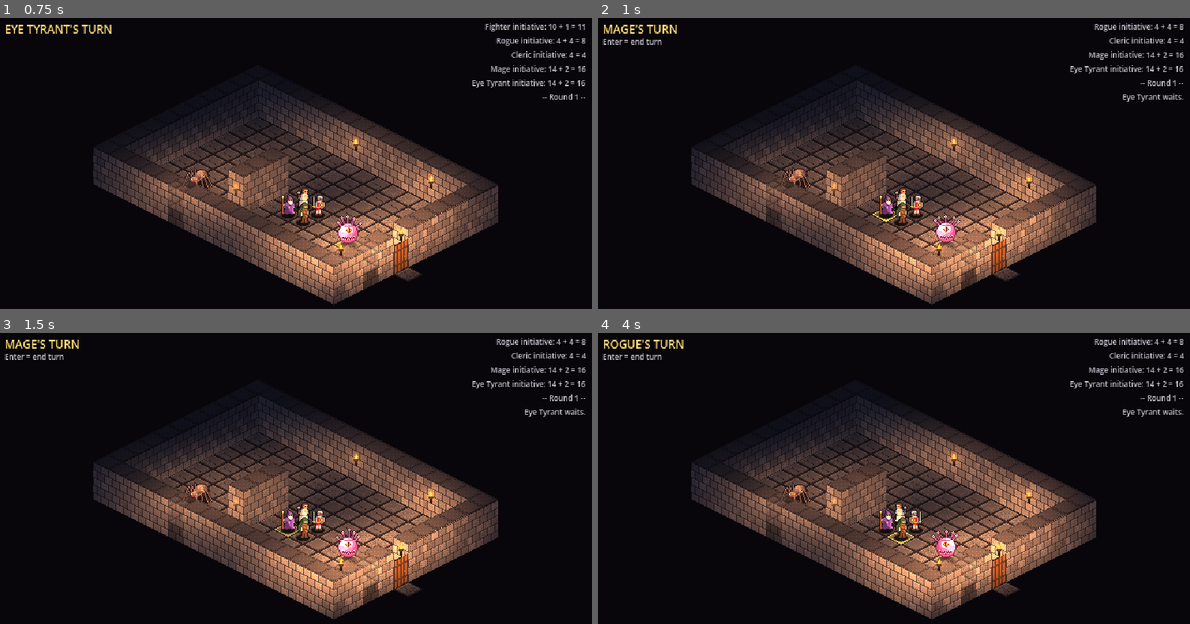
Above: before the commit, frames 1-4 (two rows, left to right).
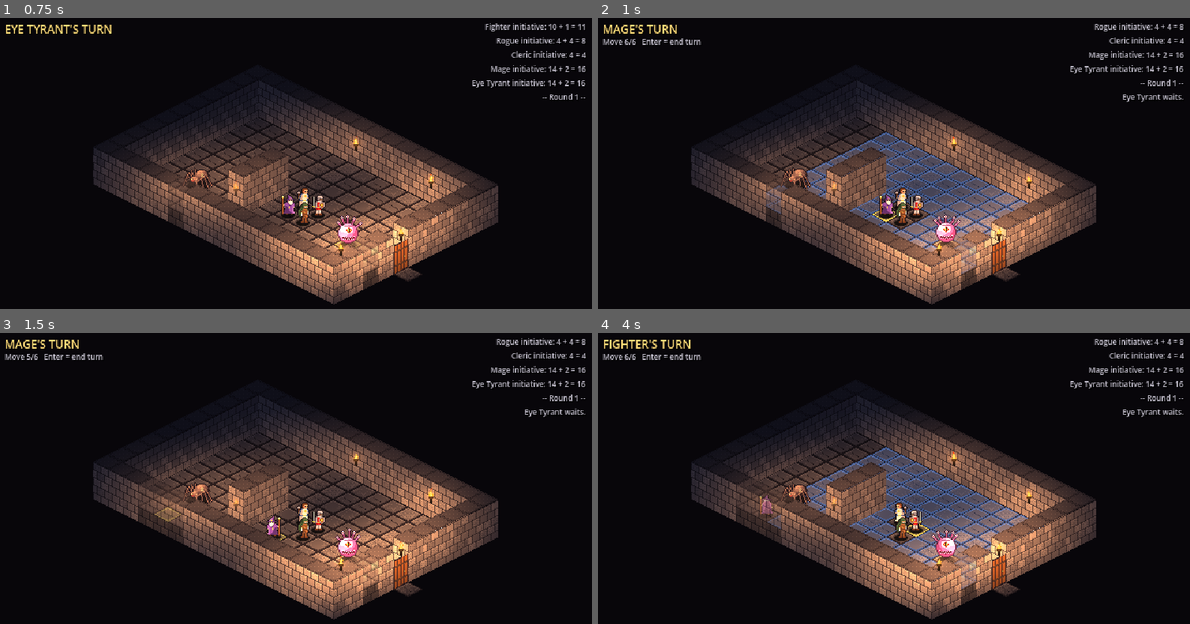
Above: after the commit, the same moments.

Repository: PaulHeraty/herra-iso-dnd
Game: Godot game, scene res://scenes/maps/test_room.tscn
Two runs of this game, one before a commit and one after it. Both use one fixed random seed, a clock stepped at 60 frames per second and the inputs below.
Inputs (mouse positions are in pixels of both pictures, inside the frame that each line leads up to):
- Up to frame 1 (0.75 s): tap Enter (end_turn) at 0.5, 0.6 s; move the mouse to (426, 166) at 0.52 s; hold E (view_rotate_right) from 0.53 s (still down); click (426, 166) at 0.67 s
- Up to frame 2 (1 s): keep holding E (view_rotate_right)
- Up to frame 3 (1.5 s): release E (view_rotate_right) at 1.25 s; drag from (177, 516) to (266, 565) at 1.27 s
- Up to frame 4 (4 s): move the mouse to (953, 426) at 2.02 s; hold E (view_rotate_right) 2.03-2.75 s; tap A (cam_left) at 2.1 s; click (953, 426) at 2.17 s; tap Enter (end_turn) at 2.3, 3.8 s; drag from (864, 565) to (716, 449) at 2.77 s; move the mouse to (1071, 551) at 3.52 s; hold Q (view_rotate_left) from 3.53 s (still down); tap D (cam_right) at 3.6 s; click (1071, 551) at 3.67 s

Frame 1 is identical in both runs. In frame 2, 5.4% of the frame differs, in the area x 1-76%, y 6-89%; in frame 3, 0.9%; in frame 4, 6.4%, in the area x 1-76%, y 2-89%.

Commit message:
Phase 2 step 4: turn movement (blue range, path preview, split movement, 5e squares)
Co-Authored-By: Claude Opus 5.5 <noreply@anthropic.com>

Diff:
--- a/scripts/combat/combat_manager.gd
+++ b/scripts/combat/combat_manager.gd
@@ -14,10 +14,22 @@
 signal turn_started(actor: Actor)
 signal combat_ended
 signal log_line(text: String)
+## Short status for the HUD hint line (movement left, controls).
+signal status_changed(text: String)
 
 const DETECT_INTERVAL := 0.2
 const MONSTER_TURN_PAUSE := 0.8     ## step 3 placeholder: monsters "wait" this long
+const STEP_TIME := 0.18             ## s per square while moving in combat (diagonal x1.41)
 const COL_ACTIVE := Color8(255, 220, 90)
+const COL_RANGE := Color8(90, 150, 255)
+const COL_BLOCKED := Color8(255, 80, 60)
+
+## This turn: squares of movement left, whether the action is used (step 5), moving right now.
+var move_left := 0
+var action_used := false
+var moving := false
+var _reach := {}
+var _hover := Vector2i(-99999, -99999)
 
 var map: DungeonMap
 var in_combat := false
@@ -56,8 +68,24 @@
 	if current:
 		var pulse := 0.5 + 0.5 * sin(_pulse_t * TAU / 1.2)
 		map.overlay.set_cells("active", [current.cell], COL_ACTIVE, 0.15, 0.55 + 0.4 * pulse)
-	if current is Hero and Input.is_action_just_pressed("end_turn"):
-		end_turn()
+	if current is Hero and not moving:
+		if Input.is_action_just_pressed("end_turn"):
+			end_turn()
+			return
+		var c := IsoGrid.world_to_cell(map.get_local_mouse_position())
+		if c != _hover:
+			_hover = c
+			_show_preview()
+
+
+func _unhandled_input(event: InputEvent) -> void:
+	if not in_combat or not current is Hero or moving:
+		return
+	if event is InputEventMouseButton and event.pressed and event.button_index == MOUSE_BUTTON_LEFT:
+		var c := IsoGrid.world_to_cell(map.get_local_mouse_position())
+		if _reach.has(c) and _reach[c].stop and c != current.cell:
+			get_viewport().set_input_as_handled()
+			move_along(current, DungeonMap.reach_path(_reach, c))
 
 
 # --- starting --------------------------------------------------------------------------------
@@ -140,12 +168,83 @@
 		if order[_turn_index].is_alive():
 			break
 	current = order[_turn_index]
+	move_left = current.stats.speed_cells()
+	action_used = false
+	moving = false
 	map.camera_controller.target = current
 	map.camera_controller.recenter()
 	_pulse_t = 0.0
+	_clear_move_overlay()
 	turn_started.emit(current)
 	if current is Monster:
+		_emit_status()
 		_monster_turn(current)
+	else:
+		_show_range()
+
+
+# --- movement --------------------------------------------------------------------------------
+
+## Walk `who` along `path` (cells, excluding its own), one square at a time, spending movement.
+func move_along(who: Actor, path: Array[Vector2i]) -> void:
+	if path.is_empty() or moving:
+		return
+	moving = true
+	_clear_move_overlay()
+	map.overlay.set_cells("destination", [path[-1]], COL_ACTIVE, 0.2, 0.6, true)
+	for c in path:
+		if move_left <= 0 or not in_combat:
+			break
+		var d := c - who.cell
+		var tw := who.step_to(c, STEP_TIME * (1.4142 if d.x != 0 and d.y != 0 else 1.0))
+		move_left -= 1
+		_emit_status()
+		await tw.finished
+		map.apply_pending_rotation()
+	map.overlay.clear("destination")
+	moving = false
+	if in_combat and who == current and who is Hero:
+		_show_range()
+
+
+func _show_range() -> void:
+	_reach = map.combat_reach(current.cell, move_left, current)
+	var cells: Array[Vector2i] = []
+	for c: Vector2i in _reach:
+		if _reach[c].stop and c != current.cell:
+			cells.append(c)
+	if cells.is_empty():
+		map.overlay.clear("range")
+	else:
+		map.overlay.set_cells("range", cells, COL_RANGE, 0.18, 0.45)
+	_hover = Vector2i(-99999, -99999)
+	_emit_status()
+
+
+func _show_preview() -> void:
+	map.overlay.clear("path")
+	map.overlay.clear("cursor")
+	if not map.has_floor(_hover):
+		return
+	if _reach.has(_hover) and _reach[_hover].stop and _hover != current.cell:
+		var p := DungeonMap.reach_path(_reach, _hover)
+		if p.size() > 1:
+			map.overlay.set_cells("path", p.slice(0, -1), COL_RANGE, 0.25, 0.6, true)
+		map.overlay.set_cells("cursor", [_hover], COL_ACTIVE, 0.2, 0.75, true)
+	elif _hover != current.cell:
+		map.overlay.set_cells("cursor", [_hover], COL_BLOCKED, 0.08, 0.5)
+
+
+func _clear_move_overlay() -> void:
+	for layer in ["range", "path", "cursor", "destination"]:
+		map.overlay.clear(layer)
+
+
+func _emit_status() -> void:
+	if current is Hero:
+		status_changed.emit("Move %d/%d   Enter = end turn" % [move_left, current.stats.speed_cells()])
+	else:
+		status_changed.emit("")
 
 
 func _monster_turn(m: Monster) -> void:
@@ -164,6 +263,8 @@
 	current = null
 	order.clear()
 	map.overlay.clear("active")
+	_clear_move_overlay()
+	map.refresh_navigation()      # monsters may have moved
 	map.camera_controller.target = map.party[0]
 	map.controller.enabled = true
 	combat_ended.emit()
--- a/scripts/maps/dungeon_map.gd
+++ b/scripts/maps/dungeon_map.gd
@@ -135,6 +135,18 @@
 
 ## True if a cell has floor, no wall, no closed door, no chest and no monster (heroes are ignored).
 func is_walkable(cell: Vector2i) -> bool:
+	if not terrain_walkable(cell):
+		return false
+	for n in entities.get_children():
+		if n is Monster and n.cell == cell and n.is_alive():
+			return false
+		if n is MonsterSpawn and n.monster == null and n.get_cell() == cell:
+			return false
+	return true
+
+
+## Floor without a wall, closed door or chest (ignores creatures).
+func terrain_walkable(cell: Vector2i) -> bool:
 	if floor_layer.get_cell_source_id(cell) == -1:
 		return false
 	var wall := walls_layer.get_cell_tile_data(cell)
@@ -145,11 +157,54 @@
 			return false
 		if n is Chest and n.get_cell() == cell:
 			return false
-		if n is Monster and n.cell == cell:
-			return false
-		if n is MonsterSpawn and n.monster == null and n.get_cell() == cell:
-			return false
 	return true
+
+
+const DIRS8 := [Vector2i(1, 0), Vector2i(-1, 0), Vector2i(0, 1), Vector2i(0, -1),
+		Vector2i(1, 1), Vector2i(1, -1), Vector2i(-1, 1), Vector2i(-1, -1)]
+
+
+## Combat movement: every cell `mover` can reach from `from` within `budget` squares (5e: each
+## square costs 1, diagonals too; no cutting wall corners). Allies can be passed through but not
+## stopped on; enemies block. Returns cell -> {cost, prev, stop} where stop = can end the move there.
+func combat_reach(from: Vector2i, budget: int, mover: Actor) -> Dictionary:
+	var reach := {from: {cost = 0, prev = from, stop = true}}
+	var frontier: Array[Vector2i] = [from]
+	while not frontier.is_empty():
+		var next: Array[Vector2i] = []
+		for c in frontier:
+			var cost: int = reach[c].cost + 1
+			if cost > budget:
+				continue
+			for d: Vector2i in DIRS8:
+				var n := c + d
+				if reach.has(n) or not terrain_walkable(n):
+					continue
+				if d.x != 0 and d.y != 0 and not (terrain_walkable(c + Vector2i(d.x, 0)) and terrain_walkable(c + Vector2i(0, d.y))):
+					continue
+				var occ := actor_at(n)
+				if occ and occ != mover and occ.is_alive() and not _same_side(occ, mover):
+					continue
+				reach[n] = {cost = cost, prev = c, stop = occ == null or occ == mover or not occ.is_alive()}
+				next.append(n)
+		frontier = next
+	return reach
+
+
+## Path (excluding the start) to `to` through a combat_reach result, or [] if unreachable.
+static func reach_path(reach: Dictionary, to: Vector2i) -> Array[Vector2i]:
+	var out: Array[Vector2i] = []
+	if not reach.has(to):
+		return out
+	var c := to
+	while reach[c].prev != c:
+		out.push_front(c)
+		c = reach[c].prev
+	return out
+
+
+static func _same_side(a: Actor, b: Actor) -> bool:
+	return (a is Hero) == (b is Hero)
 
 
 ## True if the map has a floor tile at `cell`.
--- a/scripts/ui/combat_hud.gd
+++ b/scripts/ui/combat_hud.gd
@@ -24,6 +24,7 @@
 	_log.horizontal_alignment = HORIZONTAL_ALIGNMENT_RIGHT
 	combat.log_line.connect(_on_log)
 	combat.turn_started.connect(_on_turn)
+	combat.status_changed.connect(func(t: String): _hint.text = t)
 	combat.combat_ended.connect(func(): visible = false)
 	combat.combat_started.connect(func(): visible = true)
 	visible = false
@@ -43,7 +44,6 @@
 
 func _on_turn(a: Actor) -> void:
 	_banner.text = "%s'S TURN" % a.display_name().to_upper()
-	_hint.text = "Enter = end turn" if a is Hero else ""
 
 
 func _on_log(text: String) -> void:
Not shown, changed: CLAUDE.md
